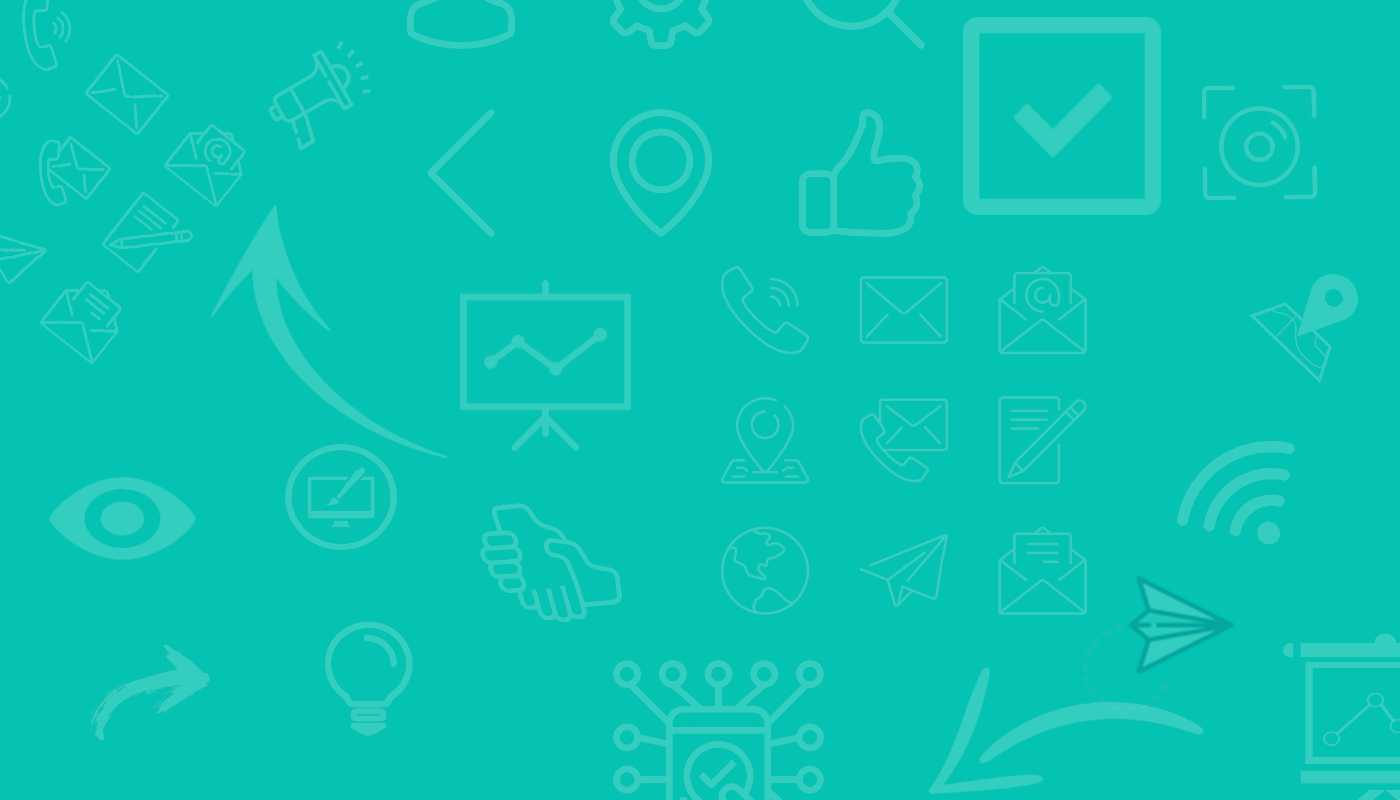
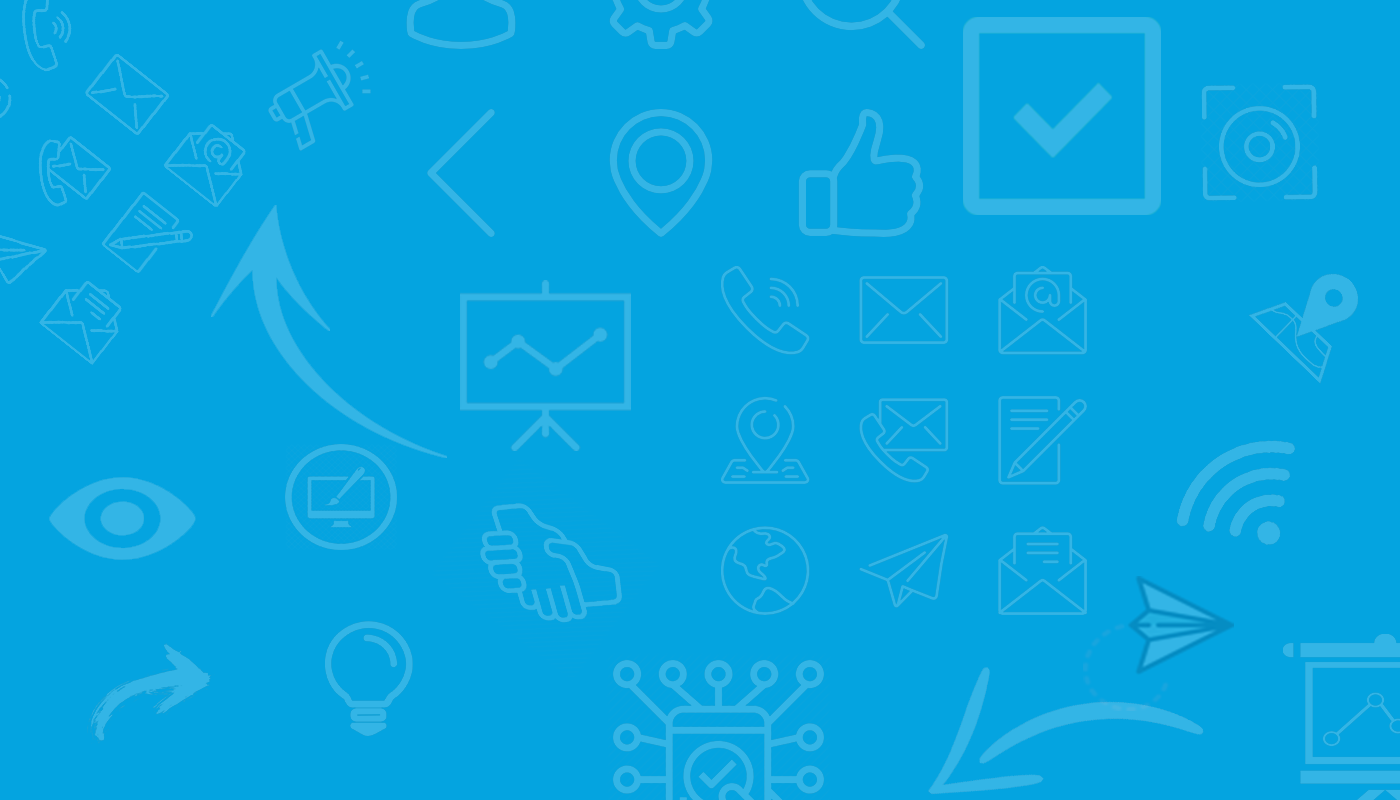
Before/after of a 1400px x 800px layered artwork. What changed in the layer stack:
painted on "Layer 1" over [0, 0, 1400, 800]
